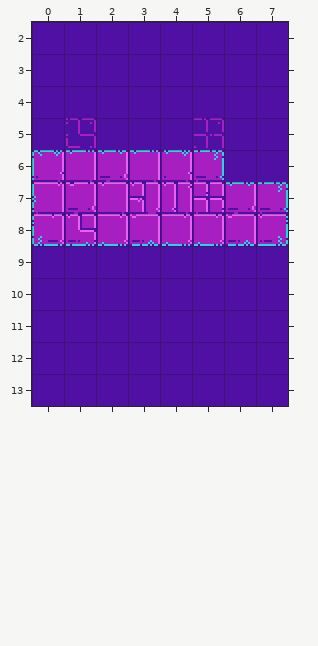
Two versions of a level (Tiled map, src/data/level-01.tmx). The picture above was drawn from the file before the commit.
Cells are 32x32 px. Shown: x 0..7, y 2..13.
And afterwards:
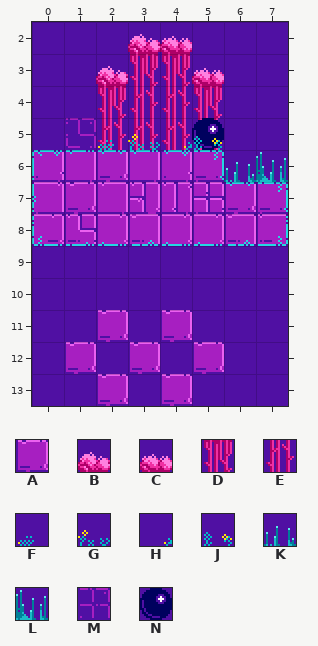
Key: from "world": A 1, B 7, C 8, D 17, E 27, F 35, G 36, H 37, J 38, K 65, L 66, M 67, N 85.
_ is an empty cell.
Tiles replaced or removed in this view: M.
Tiles of an added or newly shown layer are drawn over the layers below it.
Change:
Changed rows in their new state; . is an unchanged cell.
Layer "ground":
first column x 1:
11 .A.A.
12 A.A.A
13 .A.A.
Layer "back" (added):
first column x 2:
 2 .BC.
 3 BDDC
 4 DEED
 5 EEEE
Layer "mines":
first column x 5:
 5 N
Layer "front" (added):
first column x 2:
 5 FGHJ..
 6 ....KL
Boxes around the changes in both pictures, in picture pixels (x1, y1, x2, y2):
changed: (96, 34, 288, 182)
added: (66, 310, 224, 406)
